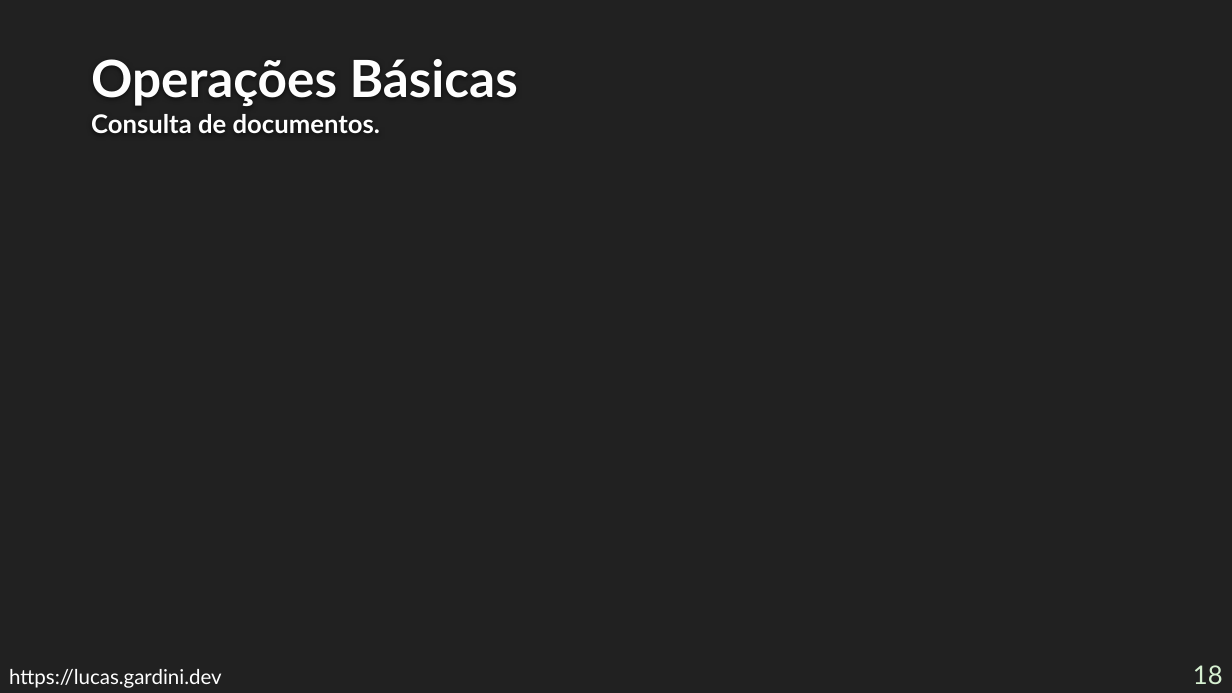
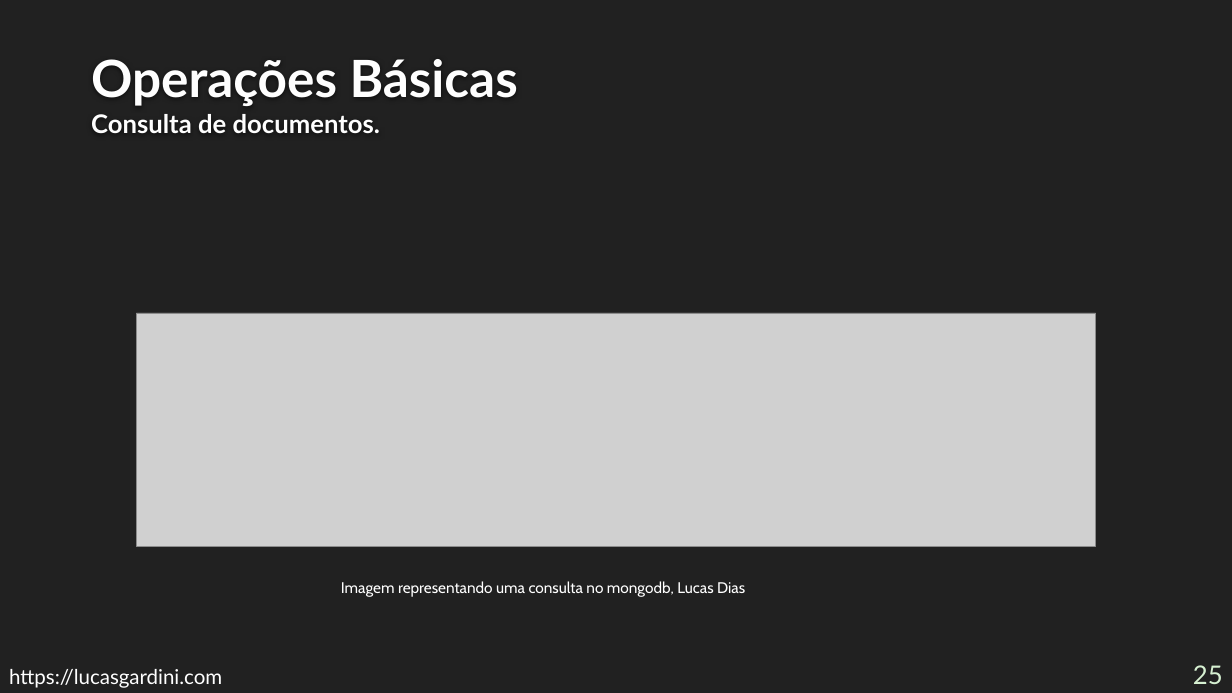
Before and after one commit to Lucas-Gardini/IFSP-ADS-BD2, a slide deck: slide 25 of mongodb/minicurso-mongodb.pptx (slide 18 before the commit). Drawn at 1232x693 pixels with LibreOffice and Linux fonts; fonts in the diff are those of the drawing; grey boxes stand for pictures; background and template pictures are left out. Boxes give left, top, right and bottom in pixels: in the first picture for what was removed or moved away, otherwise in the second. Text is boxed around its words. In the diff, an @@ line names an element or a change of style, - is before the commit and + after.

```diff
--- a/mongodb/minicurso-mongodb.pptx
+++ b/mongodb/minicurso-mongodb.pptx
@@ picture added at [137,313,1096,547] @@
@@ text added at [341,581,745,597], 12 pt, text #FFFFFF @@
+Imagem representando uma consulta no mongodb, Lucas Dias
@@ text at [9,669,222,688]: text changed @@
-https://lucas.gardini.dev
+https://lucasgardini.com
@@ page number at [1193,665,1223,684]: text changed @@
-18
+25
```
Also in this commit, not shown: 31 other slides changed, 19 slides added, 5 slides removed.
